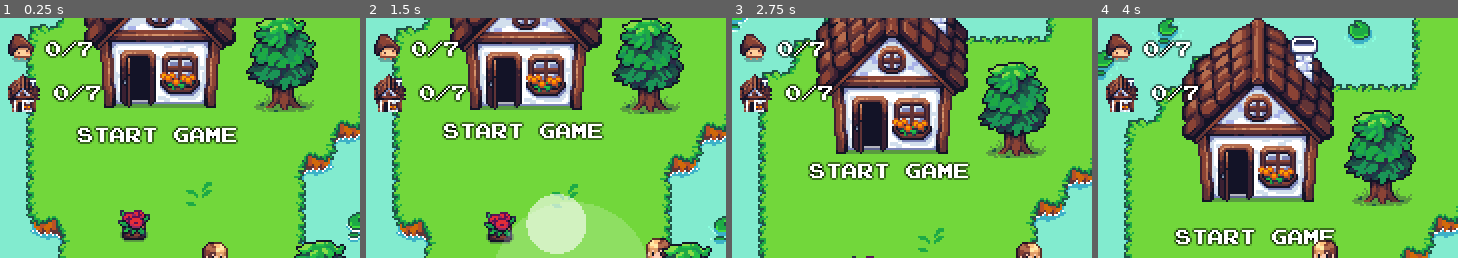
Above: before the commit, frames 1-4 (left to right).
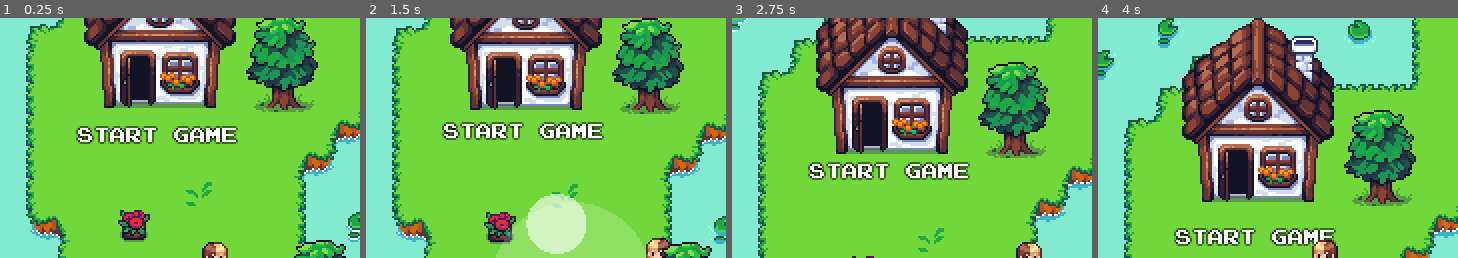
Above: after the commit, the same moments.

Repository: dmitrii-eremin/watch-your-step
Game: Godot game, scene res://scenes/levels/menu_level.tscn
The game is run twice, just before and just after one commit, with the same random seed, the same clock (stepped at 60 frames per second) and the same inputs.
Inputs (mouse positions are % of the whole screen's width and height, from its top left):
- Up to frame 1 (0.25 s): no input
- Up to frame 2 (1.5 s): tap Enter (ui_accept) at 0.5, 0.77 s; move the mouse to (72, 45) at 0.52 s; hold Right (go_right) 0.53-1.25 s; click (72, 45) at 0.67 s; drag from (30, 55) to (23, 17) at 1.27 s
- Up to frame 3 (2.75 s): move the mouse to (60, 28) at 2.02 s; hold Right (go_right) from 2.03 s (still down)
- Up to frame 4 (4 s): release Right (go_right) at 2.75 s; drag from (45, 70) to (53, 5) at 2.77 s; move the mouse to (80, 65) at 3.52 s; hold Left (go_left) from 3.53 s (still down); tap Enter (ui_accept) at 3.77 s
The pictures show only the part of the screen within x 1-51%, y 0-50%; the shares and areas given below are measured in that part.

The runs differ from the first frame. In frame 1, 3.2% of the frame differs, in the area x 2-29%, y 6-40%; in frame 2, 3.2%; in frame 3, 3.1%; in frame 4, 3.1%.

Commit message:
hide stats in menu level

Diff:
--- a/scenes/hud.gd
+++ b/scenes/hud.gd
@@ -1,7 +1,8 @@
 extends CanvasLayer
 
-@onready var _mushrooms_count_label: Label = $MarginContainer/Control/VBoxContainer/HBoxContainer/CaughtMushroomsLabel
-@onready var _saved_mushrooms_label: Label = $MarginContainer/Control/VBoxContainer/HBoxContainer2/SavedMushroomsLabel
+@onready var _stats_container: VBoxContainer = $MarginContainer/Control/StatsVBoxContainer
+@onready var _mushrooms_count_label: Label = $MarginContainer/Control/StatsVBoxContainer/HBoxContainer/CaughtMushroomsLabel
+@onready var _saved_mushrooms_label: Label = $MarginContainer/Control/StatsVBoxContainer/HBoxContainer2/SavedMushroomsLabel
 
 var _collected_mushrooms_count: int = 0
 var _original_mushrooms_count: int = 0
@@ -15,6 +16,9 @@
 	var caught_mushrooms: Array = all_mushrooms.filter(func(m): return m.is_caught())
 	_mushrooms_count_label.text = "%d/%d" % [caught_mushrooms.size(), all_mushrooms.size()]
 
+func show_stats(visibility: bool) -> void:
+	_stats_container.visible = visibility
+
 func _ready() -> void:
 	_original_mushrooms_count = get_tree().get_nodes_in_group("mushroom").size()
 	update_mushrooms()
--- a/scenes/hud.tscn
+++ b/scenes/hud.tscn
@@ -29,31 +29,31 @@
 [node name="Control" type="Control" parent="MarginContainer"]
 layout_mode = 2
 
-[node name="VBoxContainer" type="VBoxContainer" parent="MarginContainer/Control"]
+[node name="StatsVBoxContainer" type="VBoxContainer" parent="MarginContainer/Control"]
 layout_mode = 1
 offset_right = 40.0
 offset_bottom = 40.0
 
-[node name="HBoxContainer" type="HBoxContainer" parent="MarginContainer/Control/VBoxContainer"]
+[node name="HBoxContainer" type="HBoxContainer" parent="MarginContainer/Control/StatsVBoxContainer"]
 layout_mode = 2
 
-[node name="TextureRect" type="TextureRect" parent="MarginContainer/Control/VBoxContainer/HBoxContainer"]
+[node name="TextureRect" type="TextureRect" parent="MarginContainer/Control/StatsVBoxContainer/HBoxContainer"]
 layout_mode = 2
 texture = SubResource("AtlasTexture_6fi6k")
 
-[node name="CaughtMushroomsLabel" type="Label" parent="MarginContainer/Control/VBoxContainer/HBoxContainer"]
+[node name="CaughtMushroomsLabel" type="Label" parent="MarginContainer/Control/StatsVBoxContainer/HBoxContainer"]
 layout_mode = 2
 text = "12/43"
 label_settings = ExtResource("3_5ysmq")
 
-[node name="HBoxContainer2" type="HBoxContainer" parent="MarginContainer/Control/VBoxContainer"]
+[node name="HBoxContainer2" type="HBoxContainer" parent="MarginContainer/Control/StatsVBoxContainer"]
 layout_mode = 2
 
-[node name="TextureRect" type="TextureRect" parent="MarginContainer/Control/VBoxContainer/HBoxContainer2"]
+[node name="TextureRect" type="TextureRect" parent="MarginContainer/Control/StatsVBoxContainer/HBoxContainer2"]
 layout_mode = 2
 texture = ExtResource("4_6fi6k")
 
-[node name="SavedMushroomsLabel" type="Label" parent="MarginContainer/Control/VBoxContainer/HBoxContainer2"]
+[node name="SavedMushroomsLabel" type="Label" parent="MarginContainer/Control/StatsVBoxContainer/HBoxContainer2"]
 layout_mode = 2
 text = "0"
 label_settings = ExtResource("3_5ysmq")
--- a/scenes/menu_level.gd
+++ b/scenes/menu_level.gd
@@ -1,10 +1,11 @@
 extends "res://scenes/world_scene.gd"
 
-@onready var original_mushroom_house = $YSortedObjects/MushroomHouse
+@onready var _original_mushroom_house = $YSortedObjects/MushroomHouse
 
 func _ready() -> void:
 	_initialize_camera()
-	original_mushroom_house.call_deferred("queue_free")
+	_hud.show_stats(false)
+	_original_mushroom_house.call_deferred("queue_free")
 
 func _on_start_game(_point: Node2D) -> void:
 	get_tree().change_scene_to_file("res://scenes/levels/level_03.tscn")
--- a/scenes/mushroom_house.tscn
+++ b/scenes/mushroom_house.tscn
@@ -52,9 +52,10 @@
 shape = SubResource("CapsuleShape2D_2ppoj")
 
 [node name="DoorPoint" type="Node2D" parent="."]
-position = Vector2(-8, 16)
+position = Vector2(-8, 8)
 
 [node name="Label" parent="." instance=ExtResource("3_4mnpy")]
+visible = false
 offset_left = -64.0
 offset_top = 43.0
 offset_right = 64.0
